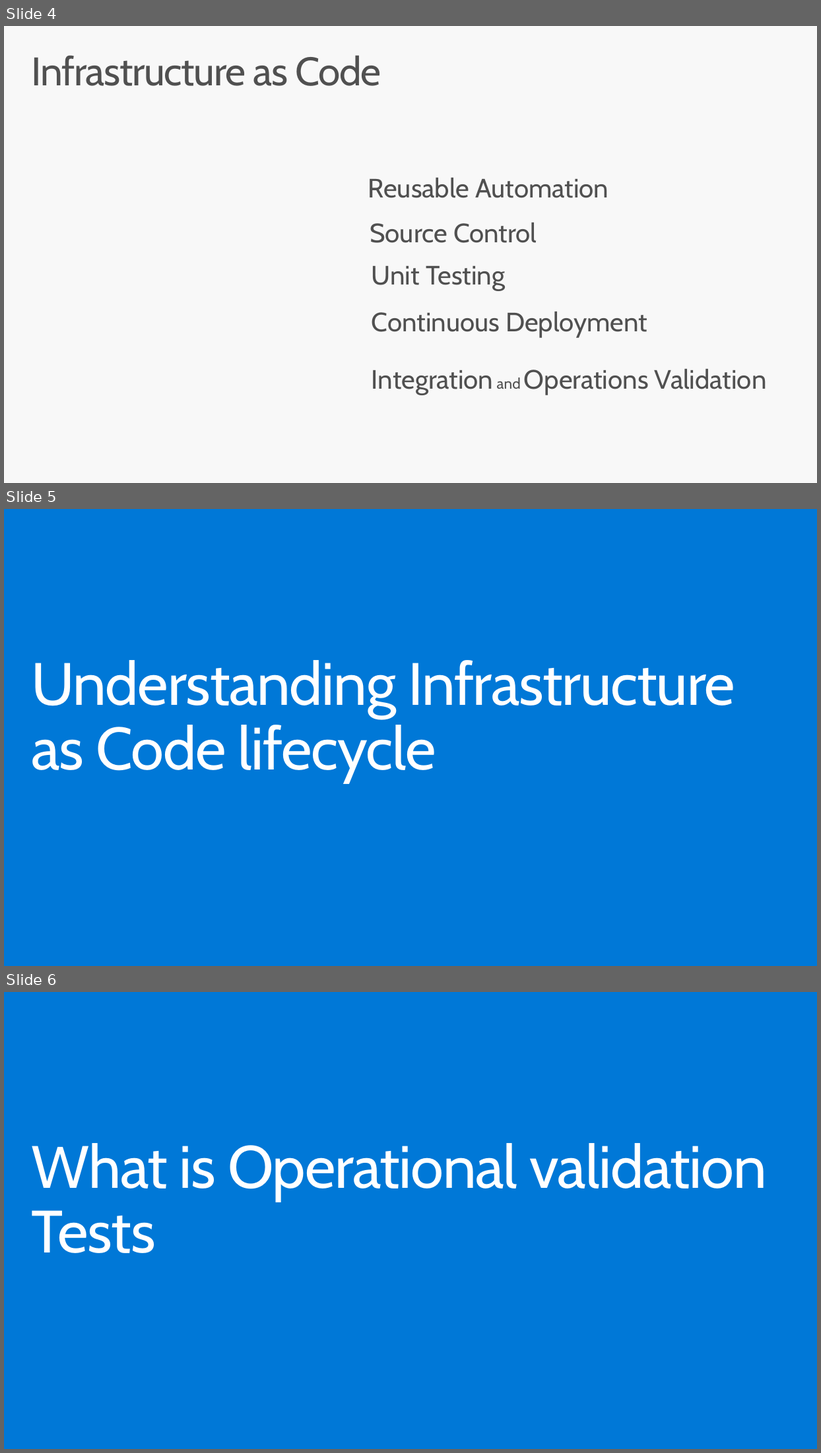
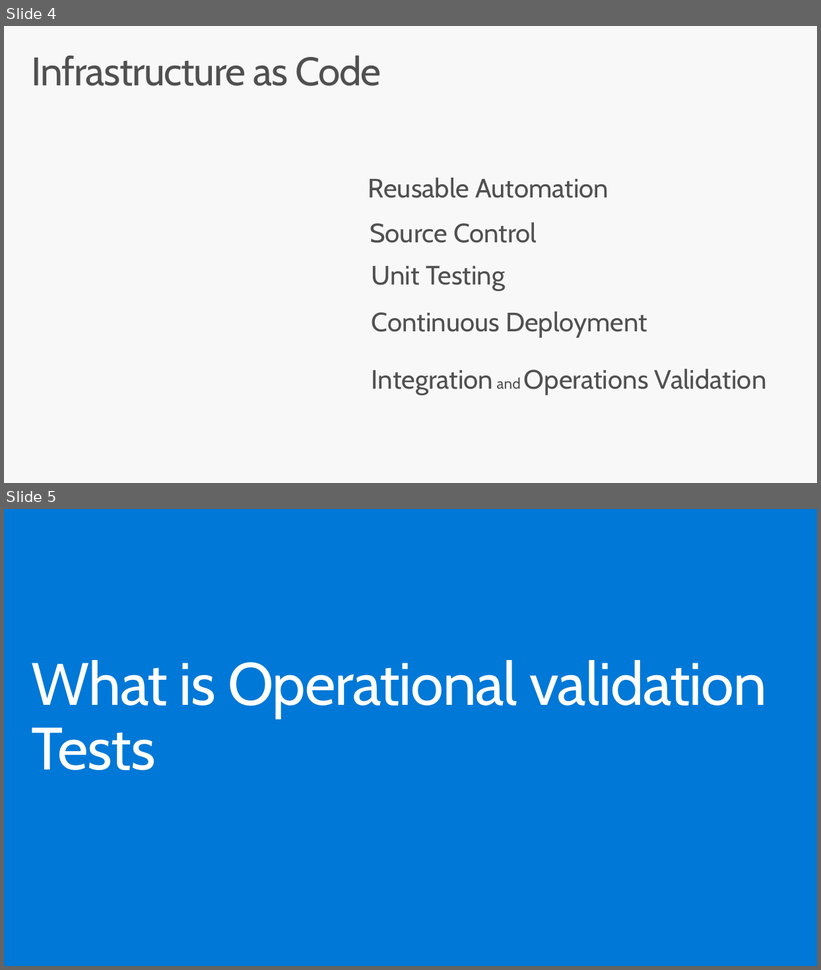
Before and after one commit to riteshmodi123/Presentations, a slide deck: OpsValidation.pptx. Shown one above the other, each under a label of ours: slides 4, 5 and 6 before the commit, slides 4 and 5 after it. The pictures are 821x1453 and 821x970 pixels, drawn with LibreOffice and Linux fonts; fonts in the diff are those of the drawing. Boxes give left, top, right and bottom in pixels: in the first picture for what was removed or moved away, otherwise in the second. Text is boxed around its words. In the diff, an @@ line names an element or a change of style, - is before the commit and + after.

```diff
--- a/OpsValidation.pptx
+++ b/OpsValidation.pptx
@@ slide 5 removed at bbox=[4, 509, 817, 966], background #0078D7 @@
@@ title removed at bbox=[32, 660, 735, 783] @@
-Understanding Infrastructure as Code lifecycle
@@ what was slide 6 is now slide 5 @@
```
Also in this commit, not shown: 1 slide changed, 8 slides added, 1 other slide removed.
